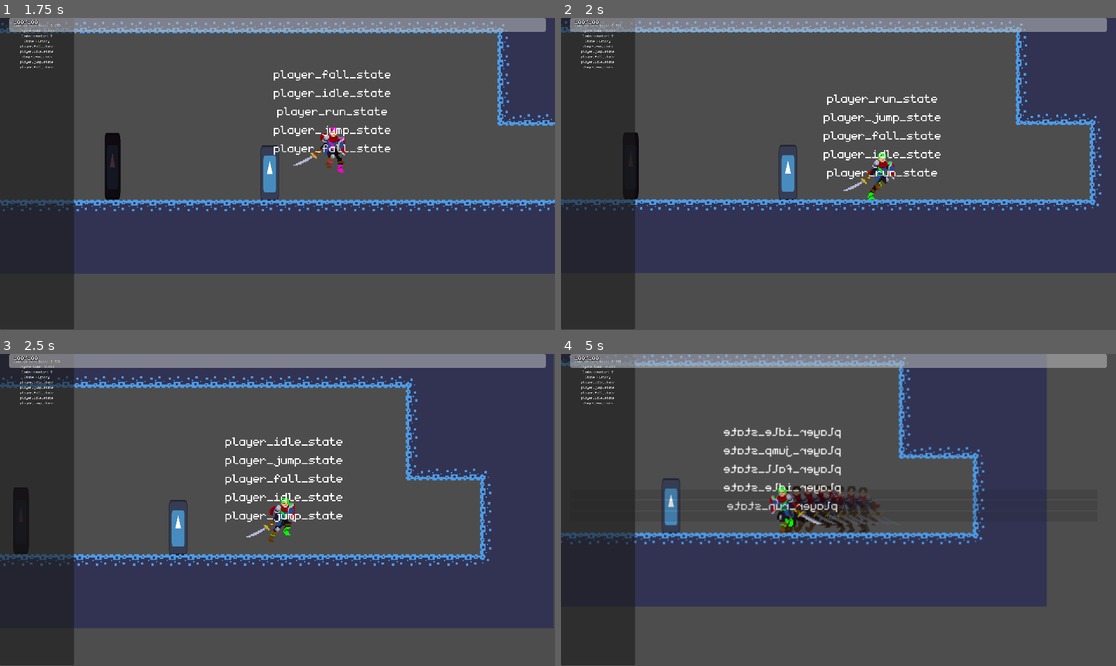
Above: before the commit, frames 1-4 (two rows, left to right).
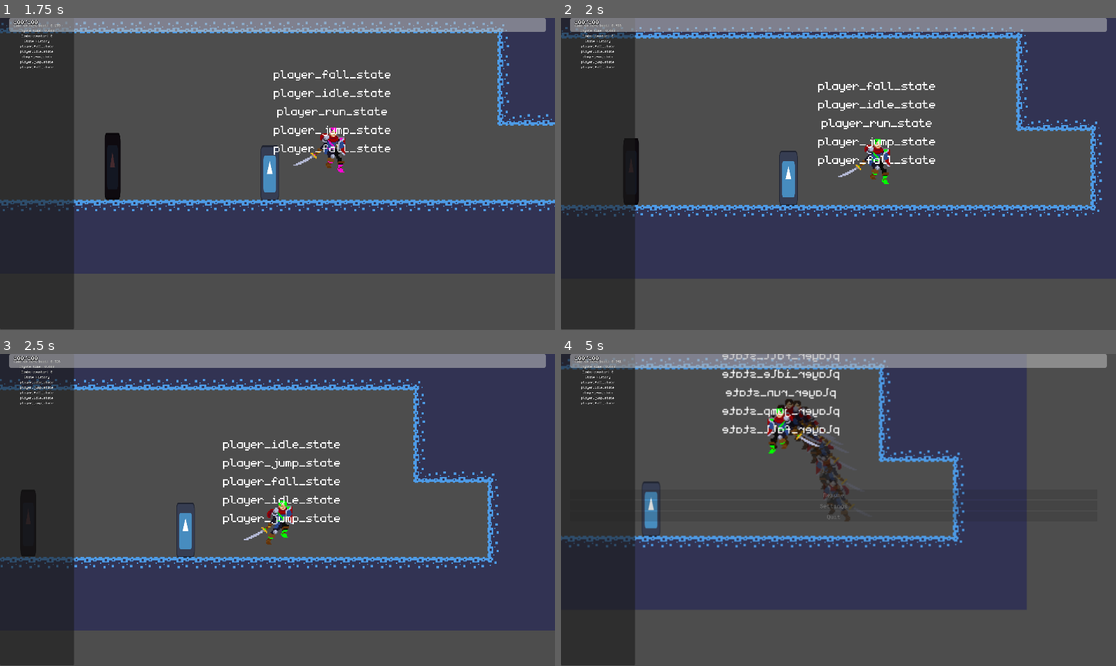
Above: after the commit, the same moments.

Repository: veggie-works/star-gazer
Game: Godot game, scene res://scenes/levels/main_menu/main_menu.tscn
Two runs of this game, one before a commit and one after it. Both use one fixed random seed, a clock stepped at 60 frames per second and the inputs below. The engine's default icon, where the game draws it, is replaced by a stand-in: a white triangle on a blue panel in a dark square. Sound files missing from this copy of the repository are replaced by a short silence.
Inputs (mouse positions are in pixels of both pictures, inside the frame that each line leads up to):
- Up to frame 1 (1.75 s): click "Start" at 0.5 s; tap Enter (ui_accept) at 1.25 s; move the mouse to (399, 158) at 1.27 s; hold Right (move_right) from 1.28 s (still down); hold Enter (ui_accept) from 1.28 s (still down); click (399, 158) at 1.42 s; tap Z (jump) at 1.52, 1.55 s
- Up to frame 2 (2 s): keep holding Right (move_right); keep holding Enter (ui_accept); tap Z (jump) at 1.82 s
- Up to frame 3 (2.5 s): move the mouse to (166, 525) at 2.02 s; release Right (move_right) at 2.03 s; release Enter (ui_accept) at 2.03 s; hold Down (down) from 2.03 s (still down); tap Z (jump) at 2.1, 2.27 s; tap Enter (ui_accept) at 2.3 s
- Up to frame 4 (5 s): tap Z (jump) at 2.57, 3.05, 3.77, 4.07 s; move the mouse to (894, 441) at 2.77 s; release Down (down) at 2.78 s; hold Right (move_right) 2.78-3.53 s; hold X (attack) 2.78-3.53 s; move the mouse to (810, 572) at 3.52 s; hold Up (up) 3.53-4.28 s; tap L (block) at 3.6 s; click (810, 572) at 3.67 s; tap Enter (ui_accept) at 3.8 s; move the mouse to (1005, 556) at 4.27 s; hold Left (move_left) from 4.28 s (still down); hold Z (jump) from 4.28 s (still down); tap Shift (dodge) at 4.35 s; tap Escape (ui_cancel) at 4.9 s

Frame 1 is identical in both runs. In frame 2, 11% of the frame differs, in the area x 0-100%, y 1-84%; in frame 3, 8.3%; in frame 4, 15%, in the area x 0-88%, y 0-82%.

Commit message:
Fast travel between save points, player stop on interact

Diff:
--- a/resources/saves/new_save.tres
+++ b/resources/saves/new_save.tres
@@ -1,8 +1,15 @@
-[gd_resource type="Resource" script_class="SaveData" load_steps=2 format=3 uid="uid://bpq25ufu805u1"]
+[gd_resource type="Resource" script_class="SaveData" load_steps=4 format=3 uid="uid://bpq25ufu805u1"]
 
+[ext_resource type="Script" path="res://scripts/autoload/save_manager/save_point_data.gd" id="1_6vwvp"]
 [ext_resource type="Script" path="res://scripts/autoload/save_manager/save_data.gd" id="1_plc0g"]
+
+[sub_resource type="Resource" id="Resource_p3gq5"]
+script = ExtResource("1_6vwvp")
+save_point_name = "Room with Enemy/NPC"
+save_scene = "res://scenes/levels/level0.tscn"
+save_position = Vector2(59, 109)
 
 [resource]
 script = ExtResource("1_plc0g")
-save_scene = "res://scenes/levels/level0.tscn"
-save_position = Vector2(59, 109)
+last_save_point = SubResource("Resource_p3gq5")
+visited_save_points = Array[ExtResource("1_6vwvp")]([SubResource("Resource_p3gq5")])
--- a/scenes/gameplay/saves/save_point.tscn
+++ b/scenes/gameplay/saves/save_point.tscn
@@ -3,9 +3,7 @@
 [ext_resource type="Texture2D" uid="uid://esc1ep35hgb2" path="res://icon.svg" id="1_8lhm6"]
 [ext_resource type="Script" path="res://scripts/gameplay/save/save_point.gd" id="1_gv0sa"]
 [ext_resource type="PackedScene" uid="uid://bmqoaf40cddce" path="res://scenes/actors/grounded/player/player.tscn" id="2_5qw78"]
-
-[sub_resource type="RectangleShape2D" id="RectangleShape2D_cosb7"]
-size = Vector2(64, 10)
+[ext_resource type="PackedScene" uid="uid://tmwqa2gkqll6" path="res://scenes/gameplay/interactive/interact_area.tscn" id="4_28bx0"]
 
 [node name="save_point" type="Node2D" groups=["save_points"]]
 scale = Vector2(0.25, 0.25)
@@ -17,12 +15,7 @@
 scale = Vector2(0.5, 1.5)
 texture = ExtResource("1_8lhm6")
 
-[node name="save_area" type="Area2D" parent="."]
-position = Vector2(0, 48)
-collision_layer = 4
+[node name="interact_area" parent="." instance=ExtResource("4_28bx0")]
+position = Vector2(0, 72)
 
-[node name="collision" type="CollisionShape2D" parent="save_area"]
-position = Vector2(0, 27)
-shape = SubResource("RectangleShape2D_cosb7")
-
-[connection signal="body_entered" from="save_area" to="." method="_on_save_area_body_entered"]
+[connection signal="interact" from="interact_area" to="." method="_on_interact_area_interact"]
--- a/scenes/levels/base_level.tscn
+++ b/scenes/levels/base_level.tscn
@@ -22,4 +22,5 @@
 editor_description = "Container of all non-player characters that can be interacted with."
 
 [node name="tile_map" type="TileMap" parent="."]
+editor_description = "The tile map of the world."
 format = 2
--- a/scenes/levels/level0.tscn
+++ b/scenes/levels/level0.tscn
@@ -23,6 +23,7 @@
 
 [node name="save_point" parent="save_points" index="0" instance=ExtResource("4_ky82b")]
 position = Vector2(59, 109)
+save_point_name = "Room with Enemy/NPC"
 
 [node name="npc" parent="npcs" index="0" instance=ExtResource("7_qy8ep")]
 position = Vector2(-649, 112)
@@ -31,6 +32,6 @@
 tile_set = ExtResource("8_tx37h")
 layer_0/tile_data = PackedInt32Array(524288, 65536, 0, 524289, 65536, 0, 524290, 65536, 0, 524291, 65536, 0, 524292, 65 …(11809 unchanged characters)…
 
-[node name="test_platform" parent="." index="6" instance=ExtResource("7_3n237")]
+[node name="wall" parent="." index="6" instance=ExtResource("7_3n237")]
 position = Vector2(-77, 99)
 scale = Vector2(0.106995, 0.451069)
--- a/scenes/levels/level1.tscn
+++ b/scenes/levels/level1.tscn
@@ -18,6 +18,7 @@
 
 [node name="save_point" parent="save_points" index="0" instance=ExtResource("4_e4t6x")]
 position = Vector2(208, 61)
+save_point_name = "Empty Test Room"
 
 [node name="tile_map" parent="." index="5"]
 tile_set = ExtResource("5_26qwn")
--- /dev/null
+++ b/scenes/ui/fast_travel_ui.tscn
@@ -0,0 +1,59 @@
+[gd_scene load_steps=3 format=3 uid="uid://df8vtivmt0f63"]
+
+[ext_resource type="Script" path="res://scripts/ui/fast_travel_ui.gd" id="1_5sdva"]
+
+[sub_resource type="LabelSettings" id="LabelSettings_ge50m"]
+font_size = 48
+
+[node name="fast_travel_ui" type="Control"]
+layout_mode = 3
+anchors_preset = 15
+anchor_right = 1.0
+anchor_bottom = 1.0
+grow_horizontal = 2
+grow_vertical = 2
+script = ExtResource("1_5sdva")
+
+[node name="panel" type="Panel" parent="."]
+layout_mode = 1
+anchors_preset = 15
+anchor_right = 1.0
+anchor_bottom = 1.0
+grow_horizontal = 2
+grow_vertical = 2
+
+[node name="margin_container" type="MarginContainer" parent="panel"]
+layout_mode = 1
+anchors_preset = 10
+anchor_right = 1.0
+offset_bottom = 38.0
+grow_horizontal = 2
+theme_override_constants/margin_left = 32
+theme_override_constants/margin_top = 32
+theme_override_constants/margin_right = 32
+theme_override_constants/margin_bottom = 32
+
+[node name="fast_travel_locations" type="VBoxContainer" parent="panel/margin_container"]
+layout_mode = 2
+theme_override_constants/separation = 8
+
+[node name="header_container" type="HBoxContainer" parent="panel/margin_container/fast_travel_locations"]
+layout_mode = 2
+theme_override_constants/separation = 0
+
+[node name="label" type="Label" parent="panel/margin_container/fast_travel_locations/header_container"]
+layout_mode = 2
+text = "Fast Travel Locations"
+label_settings = SubResource("LabelSettings_ge50m")
+horizontal_alignment = 1
+vertical_alignment = 1
+
+[node name="spacer" type="Control" parent="panel/margin_container/fast_travel_locations/header_container"]
+layout_mode = 2
+size_flags_horizontal = 3
+
+[node name="close_button" type="Button" parent="panel/margin_container/fast_travel_locations/header_container"]
+layout_mode = 2
+text = "X"
+
+[connection signal="pressed" from="panel/margin_container/fast_travel_locations/header_container/close_button" to="." method="_on_close_button_pressed"]
--- a/scenes/ui/ui_manager.tscn
+++ b/scenes/ui/ui_manager.tscn
@@ -6,6 +6,7 @@
 [ext_resource type="PackedScene" uid="uid://b7efyr5igynpq" path="res://scenes/ui/fader.tscn" id="4_t5kd5"]
 [ext_resource type="PackedScene" uid="uid://d0kwotaty7nke" path="res://scenes/ui/hud.tscn" id="5_ans1r"]
 [ext_resource type="PackedScene" uid="uid://d255w6bca6ikd" path="res://scenes/ui/dialog_ui.tscn" id="6_hhuok"]
+[ext_resource type="PackedScene" uid="uid://df8vtivmt0f63" path="res://scenes/ui/fast_travel_ui.tscn" id="7_13jar"]
 
 [node name="ui_manager" type="Control"]
 editor_description = "UI manager singleton that manages all user interfaces."
@@ -20,7 +21,7 @@
 grow_horizontal = 2
 grow_vertical = 2
 script = ExtResource("1_0dkf0")
-ui_scenes = Array[PackedScene]([ExtResource("3_wg14w"), ExtResource("4_t5kd5"), ExtResource("4_maj2i"), ExtResource("5_ans1r"), ExtResource("6_hhuok")])
+ui_scenes = Array[PackedScene]([ExtResource("3_wg14w"), ExtResource("4_t5kd5"), ExtResource("4_maj2i"), ExtResource("5_ans1r"), ExtResource("6_hhuok"), ExtResource("7_13jar")])
 
 [node name="ui_layer" type="CanvasLayer" parent="."]
 editor_description = "The canvas in which all user interfaces will be contained in."
--- a/scripts/autoload/save_manager/save_data.gd
+++ b/scripts/autoload/save_manager/save_data.gd
@@ -1,8 +1,8 @@
 ## Contains data about a particular save slot
 class_name SaveData extends Resource
 
-## The name of the scene that the player last saved at
-@export_file("*.tscn") var save_scene: String
+## The save point that the player last saved at
+@export var last_save_point: SavePointData
 
-## The player's position during the last save
-@export var save_position: Vector2
+## A list of all save points that have been visited
+@export var visited_save_points: Array[SavePointData]
--- a/scripts/autoload/save_manager/save_manager.gd
+++ b/scripts/autoload/save_manager/save_manager.gd
@@ -53,8 +53,6 @@
 
 ## Save game data to disk
 func save_game_data() -> void:
-	if len(save_data.save_scene) <= 0:
-		return
 	ResourceSaver.save(save_data, save_path)
 
 ## Save settings to disk
--- /dev/null
+++ b/scripts/autoload/save_manager/save_point_data.gd
@@ -0,0 +1,17 @@
+## Represents a save point that the player may save or load their game from
+class_name SavePointData extends Resource
+
+## The name of the save point
+@export var save_point_name: String
+
+## The name of the scene that the save point is located in
+@export_file("*.tscn") var save_scene: String
+
+## The position of the save point
+@export var save_position: Vector2
+
+## Whether another save point data is equal to this one
+func equals(other: SavePointData) -> bool:
+	return save_point_name == other.save_point_name and \
+		save_scene == other.save_scene and \
+		(save_position - other.save_position).length() < 1
--- a/scripts/autoload/scene_manager/scene_manager.gd
+++ b/scripts/autoload/scene_manager/scene_manager.gd
@@ -7,8 +7,8 @@
 ## Emitted whenever a scene changes
 signal scene_changed(old_scene: String, new_scene: String)
 
-## Change to a new scene
-func change_scene(scene_path: String, door_name: String = "") -> void:
+## Generic scene change function
+func change_scene(scene_path: String) -> void:
 	var fader: BaseUI = UIManager.open_ui(Fader)
 	var old_scene_path = get_tree().current_scene.scene_file_path
 	await fader.faded_in
@@ -17,15 +17,38 @@
 		return
 	await get_tree().process_frame
 	scene_changed.emit(old_scene_path, scene_path)
-	if len(door_name) > 0:
-		var doors = get_tree().get_nodes_in_group("doors").filter(func(door): return door.name == door_name)
-		if len(doors) > 0 and doors[0] is Door:
-			doors[0].enter_from()
-	else:
-		var save_points = get_tree().get_nodes_in_group("save_points").filter(func(save_point):
-			return (save_point.global_position - SaveManager.save_data.save_position).length() <= 1
-		)
-		if len(save_points) > 0 and save_points[0] is SavePoint:
-			save_points[0].load_save()
 	fader.close()
 	await fader.faded_out
+
+## Change to a new scene from one door to another
+func change_scene_between_doors(scene_path: String, door_name: String) -> void:
+	var fader: BaseUI = UIManager.open_ui(Fader)
+	var old_scene_path = get_tree().current_scene.scene_file_path
+	await fader.faded_in
+	if get_tree().change_scene_to_file(scene_path) != OK:
+		printerr("Failed to load scene at ", scene_path)
+		return
+	await get_tree().process_frame
+	scene_changed.emit(old_scene_path, scene_path)
+	var doors = get_tree().get_nodes_in_group("doors").filter(func(door): return door.name == door_name)
+	if len(doors) > 0 and doors[0] is Door:
+		doors[0].enter_from()
+	fader.close()
+	await fader.faded_out
+
+## Change to a new scene, loading from a save point
+func change_scene_load_save_point(save_point_data: SavePointData) -> void:
+	var fader: BaseUI = UIManager.open_ui(Fader)
+	var old_scene_path = get_tree().current_scene.scene_file_path
+	await fader.faded_in
+	var target_scene: String = save_point_data.save_scene
+	if get_tree().change_scene_to_file(target_scene) != OK:
+		printerr("Failed to load scene at ", target_scene)
+		return
+	await get_tree().process_frame
+	scene_changed.emit(old_scene_path, target_scene)
+	var save_points = get_tree().get_nodes_in_group("save_points").filter(func(save_point): return save_point.data.equals(save_point_data))
+	if len(save_points) > 0 and save_points[0] is SavePoint:
+		save_points[0].load_save(save_point_data)
+	fader.close()
+	await fader.faded_out
--- a/scripts/fsm/actors/player/player_idle_state.gd
+++ b/scripts/fsm/actors/player/player_idle_state.gd
@@ -2,7 +2,7 @@
 class_name PlayerIdleState extends PlayerState
 
 func enter() -> void:
-	if body.disable_input:
+	if abs(body.velocity.x) > 0 and body.disable_input:
 		await body.arrived
 
 	animator.play("idle")
--- a/scripts/fsm/actors/player/player_run_state.gd
+++ b/scripts/fsm/actors/player/player_run_state.gd
@@ -23,7 +23,7 @@
 		fsm.transition_to(PlayerIdleState)
 		return
 	body.velocity.x += direction * run_speed
-	if body.is_grounded() and Input.is_action_just_pressed("jump"):
+	if InputManager.is_buffered("jump") or ((body.is_grounded() or body.in_coyote_time) and Input.is_action_just_pressed("jump")):
 		fsm.transition_to(PlayerJumpState)
 
 ## Play footstep SFX
--- a/scripts/gameplay/doors/door.gd
+++ b/scripts/gameplay/doors/door.gd
@@ -52,4 +52,4 @@
 				var target_sign: float = sign(global_position.x - body.global_position.x)
 				var target_x: float = global_position.x + target_sign * (collision.shape.get_rect().size.x / 2 + body.get_node("collision").shape.get_rect().size.x / 2 + 64)
 				body.move_to(target_x)
-			SceneManager.change_scene(target_scene, target_name)
+			SceneManager.change_scene_between_doors(target_scene, target_name)
--- a/scripts/gameplay/interactive/interact_area.gd
+++ b/scripts/gameplay/interactive/interact_area.gd
@@ -19,9 +19,12 @@
 ## Interact with a player
 func interact_with(body: Player) -> void:
 	interact.emit()
+	body.run(0)
+	body.get_node("fsm").transition_to(PlayerIdleState)
+	body.in_cutscene = true
 
-func _on_body_entered(body: Actor) -> void:
+func _on_body_entered(body: Player) -> void:
 	player = body
 
-func _on_body_exited(body: Actor) -> void:
+func _on_body_exited(body: Player) -> void:
 	player = null
--- a/scripts/gameplay/save/save_point.gd
+++ b/scripts/gameplay/save/save_point.gd
@@ -1,5 +1,8 @@
 ## An object where the player may save their game
 class_name SavePoint extends Node2D
+
+## The name of this save point that will be displayed in the fast travel menu
+@export var save_point_name: String
 
 ## The player prefab to instantiate on load
 @export var player_prefab: PackedScene
@@ -7,19 +10,29 @@
 ## The root of the level scene that this save point is located in
 @onready var level_root: BaseLevel = get_owner()
 
+## The data associated with this save point
+var data: SavePointData
+
+func _ready() -> void:
+	data = SavePointData.new()
+	data.save_point_name = save_point_name
+	data.save_scene = get_tree().current_scene.scene_file_path
+	data.save_position = global_position
+
 ## Load this save point as the last save
-func load_save() -> void:
+func load_save(save_point_data: SavePointData) -> void:
 	var player: Player = player_prefab.instantiate()
 	level_root.add_child(player)
-	player.global_position = SaveManager.save_data.save_position
+	player.global_position = save_point_data.save_position
 	GameCamera.targets.clear()
 	GameCamera.add_target(player)
 
 ## Save the game
 func save() -> void:
-	SaveManager.save_data.save_scene = get_tree().current_scene.scene_file_path
-	SaveManager.save_data.save_position = global_position
+	SaveManager.save_data.last_save_point = data
+	if not SaveManager.save_data.visited_save_points.any(func(save_point_data): return save_point_data.equals(data)):
+		SaveManager.save_data.visited_save_points.append(data)
 
-func _on_save_area_body_entered(body: PhysicsBody2D) -> void:
-	if body is Player:
-		save()
+func _on_interact_area_interact() -> void:
+	save()
+	UIManager.open_ui(FastTravelUI)
--- a/scripts/levels/base_level.gd
+++ b/scripts/levels/base_level.gd
@@ -10,9 +10,9 @@
 	GameCamera.enabled = true
 
 ## Load the save point in this scene
-func load_save_point() -> void:
+func load_save_point(save_point_data: SavePointData) -> void:
 	var save_points: Array[Node] = get_tree().get_nodes_in_group("save_points")
 	for save_point in save_points:
-		if save_point is SavePoint and (save_point.global_position - SaveManager.save_data.save_position).length() <= 0.1:
-			save_point.load_save()
+		if save_point is SavePoint and (save_point.global_position - save_point_data.save_position).length() <= 0.1:
+			save_point.load_save(save_point_data)
 			return
--- a/scripts/levels/main_menu/main_menu.gd
+++ b/scripts/levels/main_menu/main_menu.gd
@@ -20,7 +20,7 @@
 	if OS.is_debug_build():
 		UIManager.create_ui(DebugPanel)
 	SaveManager.load_game(0)
-	SceneManager.change_scene(SaveManager.save_data.save_scene)
+	SceneManager.change_scene_load_save_point(SaveManager.save_data.last_save_point)
 
 func _on_settings_button_pressed() -> void:
 	margin_container.hide()
--- a/scripts/ui/dialog_manager/dialog_ui.gd
+++ b/scripts/ui/dialog_manager/dialog_ui.gd
@@ -33,14 +33,10 @@
 func open() -> void:
 	current_page_index = 0
 	super.open()
-	var players: Array[Node] = get_tree().get_nodes_in_group("players")
-	for player in players:
-		if player is Player:
-			player.in_cutscene = true
-			player.run(0)
 
 func close() -> void:
 	super.close()
+	await get_tree().create_timer(0.25).timeout
 	var players: Array[Node] = get_tree().get_nodes_in_group("players")
 	for player in players:
 		if player is Player:
@@ -64,7 +60,7 @@
 	dialog_label.text = current_page
 	print_timer.stop()
 
-## Proceed to the next page of dialog
+## Proceed to the next page of dialog, or close if the last page was already reached
 func next_page() -> void:
 	current_page_index += 1
 	if current_page_index >= len(current_dialog.pages):
--- /dev/null
+++ b/scripts/ui/fast_travel_ui.gd
@@ -0,0 +1,41 @@
+## UI for fast traveling between save points
+class_name FastTravelUI extends BaseUI
+
+## The margin container containing the fast travel title label and buttons
+@onready var container: VBoxContainer = $panel/margin_container/fast_travel_locations
+
+func open() -> void:
+	refresh_fast_travel_locations()
+	super.open()
+
+func close() -> void:
+	super.close()
+	var players: Array[Node] = get_tree().get_nodes_in_group("players")
+	for player in players:
+		if player is Player:
+			player.in_cutscene = false
+
+## Refresh the list of available fast travel locations
+func refresh_fast_travel_locations() -> void:
+	for child in container.get_children():
+		if child is Button:
+			container.remove_child(child)
+	for save_point_data: SavePointData in SaveManager.save_data.visited_save_points:
+		var button := Button.new()
+		button.text = save_point_data.save_point_name
+		button.pressed.connect(on_fast_travel_location_button_pressed.bind(save_point_data))
+		if save_point_data.equals(SaveManager.save_data.last_save_point):
+			button.disabled = true
+		container.add_child(button)
+
+## Fast travel to a save point
+func fast_travel_to(save_point: SavePointData) -> void:
+	SceneManager.change_scene_load_save_point(save_point)
+
+## Callback for when a fast travel location button is pressed
+func on_fast_travel_location_button_pressed(save_point_data: SavePointData) -> void:
+	close()
+	SceneManager.change_scene_load_save_point(save_point_data)
+
+func _on_close_button_pressed() -> void:
+	close()
Not shown: 1 places in scenes/ui/ui_manager.tscn that only renumber resources
